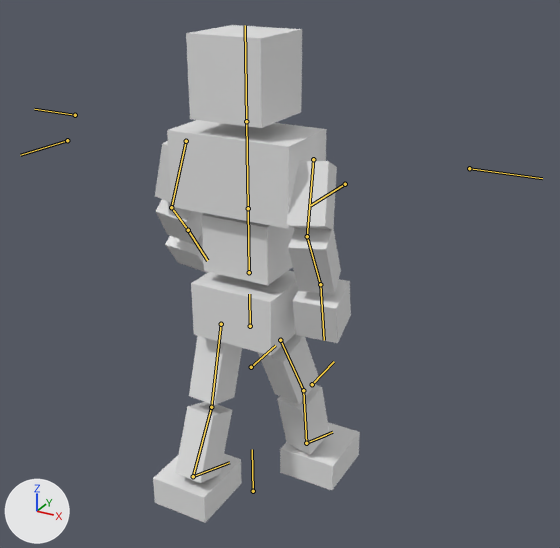
The glTF model BrowserGame/public/models/ToyQuest.glb: old version first, new version second.
Both versions are drawn from a 50 mm camera at (9.96, -16.4, 10.83) aimed at (0.4, 0.97, 2.14). Arrows for +X, +Y and +Z are at lower left; the lights stay in place. Both versions are drawn at frame 12 of the action '05_feet.walk'; the numbers are the values there. The bones that bend it are drawn over the model as lines.

In view in the first picture: '立方体'.
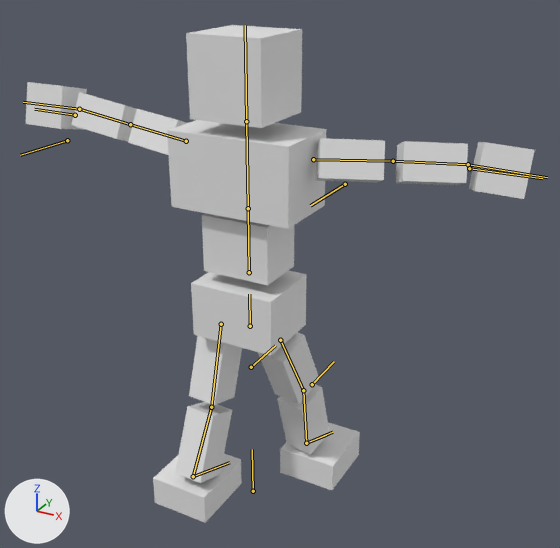
The edits, one by one:
Bone 'upper arm.R' (bone_upper_arm_r) turns from (5, -3, 76) to (-10, 19, -10) degrees about its own x, y and z.
Bone 'forearm.R' (bone_forearm_r) turns from (-41, 0, 1) to (13, 0, 0) degrees about its own x, y and z.
Bone 'hand.R' (bone_hand_r) turns from (2, 1, 10) to (2, -6, 7) degrees about its own x, y and z.
Bone 'upper arm.L' (bone_upper_arm_l) turns from (30, -18, -85) to (-34, -17, 11) degrees about its own x, y and z.
Bone 'forearm.L' (bone_forearm_l) turns from (-48, 0, -1) to (0, 0, 0) degrees about its own x, y and z.
Bone 'hand.L' (bone_hand_l) turns from (9, 5, -3) to (9, 8, -7) degrees about its own x, y and z.

Pixel boxes [x1, y1, x2, y2] of what changed, in the pictures (560 x 548 px):
'立方体', posed (145% wider)
    before: [153, 25, 360, 523]
    after: [26, 25, 535, 523]
bone 'upper arm.R', root to tip
    before: (186, 141) to (171, 207)
    after: (186, 141) to (130, 124)
bone 'forearm.R', root to tip
    before: (171, 207) to (188, 230)
    after: (130, 124) to (79, 109)
bone 'hand.R', root to tip
    before: (188, 230) to (207, 260)
    after: (79, 109) to (23, 102)
bone 'upper arm.L', root to tip
    before: (313, 159) to (307, 236)
    after: (313, 159) to (393, 161)
bone 'forearm.L', root to tip
    before: (307, 236) to (320, 284)
    after: (393, 161) to (468, 164)
bone 'hand.L', root to tip
    before: (320, 284) to (324, 340)
    after: (468, 164) to (547, 177)
